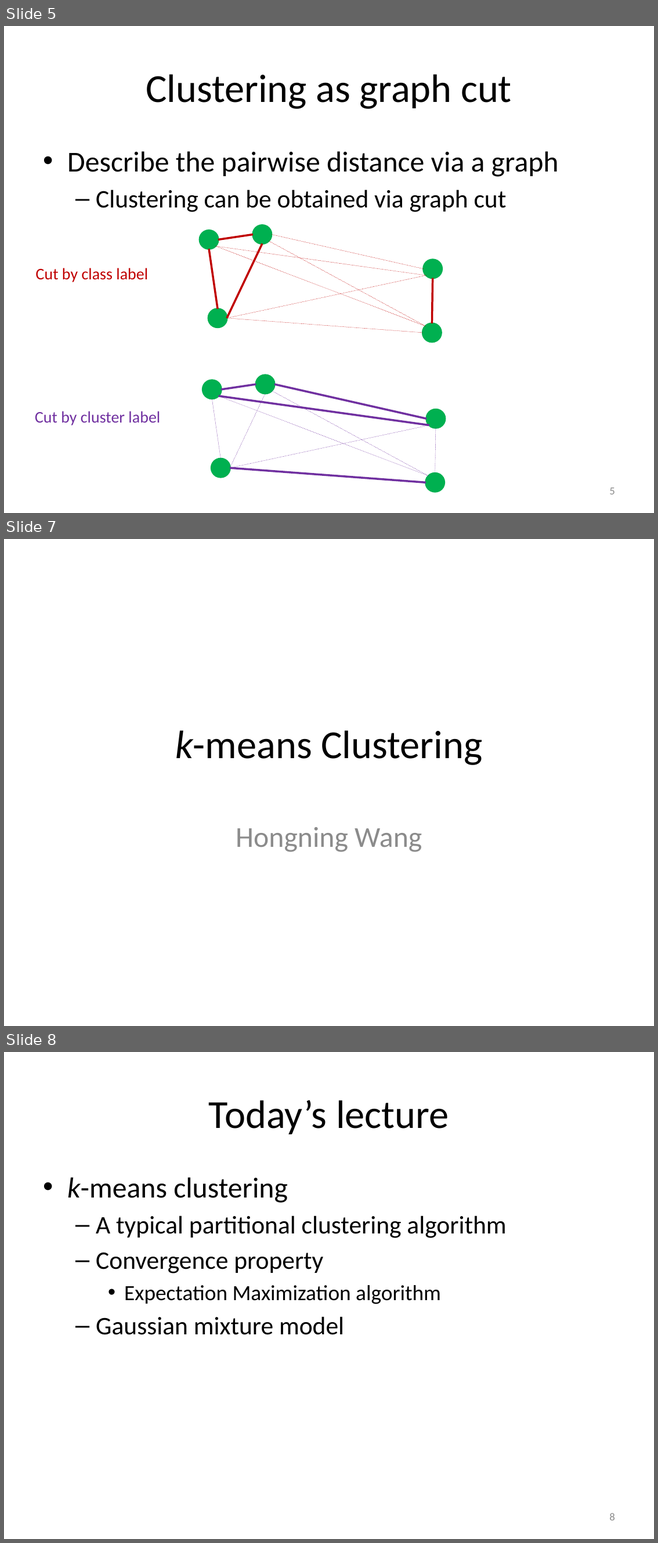
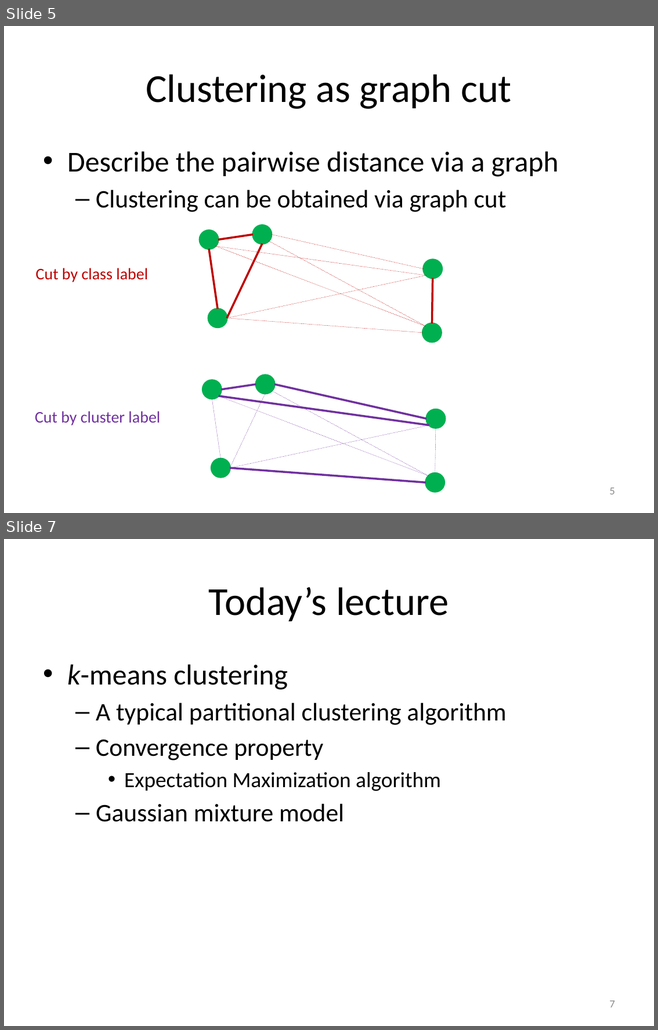
Before and after one commit to Erfandarzi/erfandarzi.github.io, a slide deck: teaching/ECE532/k-means.pptx. Shown one above the other, each under a label of ours: slides 5, 7 and 8 before the commit, slides 5 and 7 after it; the slides between them are not shown. The pictures are 658x1543 and 658x1030 pixels, drawn with LibreOffice and Linux fonts; fonts in the diff are those of the drawing; background and template pictures are left out. Boxes give left, top, right and bottom in pixels: in the first picture for what was removed or moved away, otherwise in the second. Text is boxed around its words. In the diff, an @@ line names an element or a change of style, - is before the commit and + after.

```diff
--- a/teaching/ECE532/k-means.pptx
+++ b/teaching/ECE532/k-means.pptx
@@ slide 7 removed at (x1=4, y1=539, x2=654, y2=1026), background #FFFFFF @@
@@ title removed at (x1=175, y1=730, x2=482, y2=765) @@
-k-means Clustering
@@ subtitle removed at (x1=235, y1=827, x2=422, y2=852) @@
-Hongning Wang
@@ what was slide 8 is now slide 7 @@
@@ page number at (x1=609, y1=1001, x2=614, y2=1008): text changed @@
-8
+7
```
Also in this commit, not shown: 3 other files.
